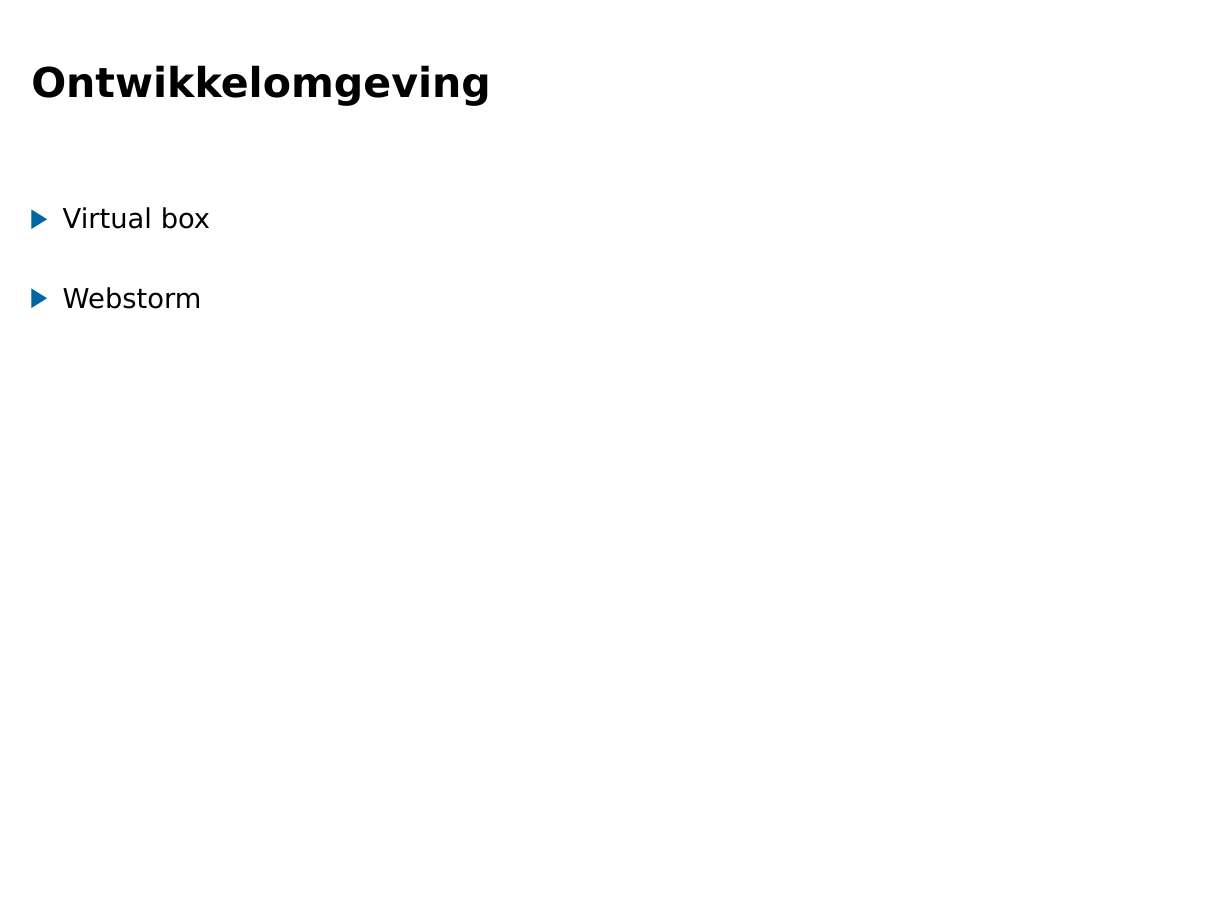
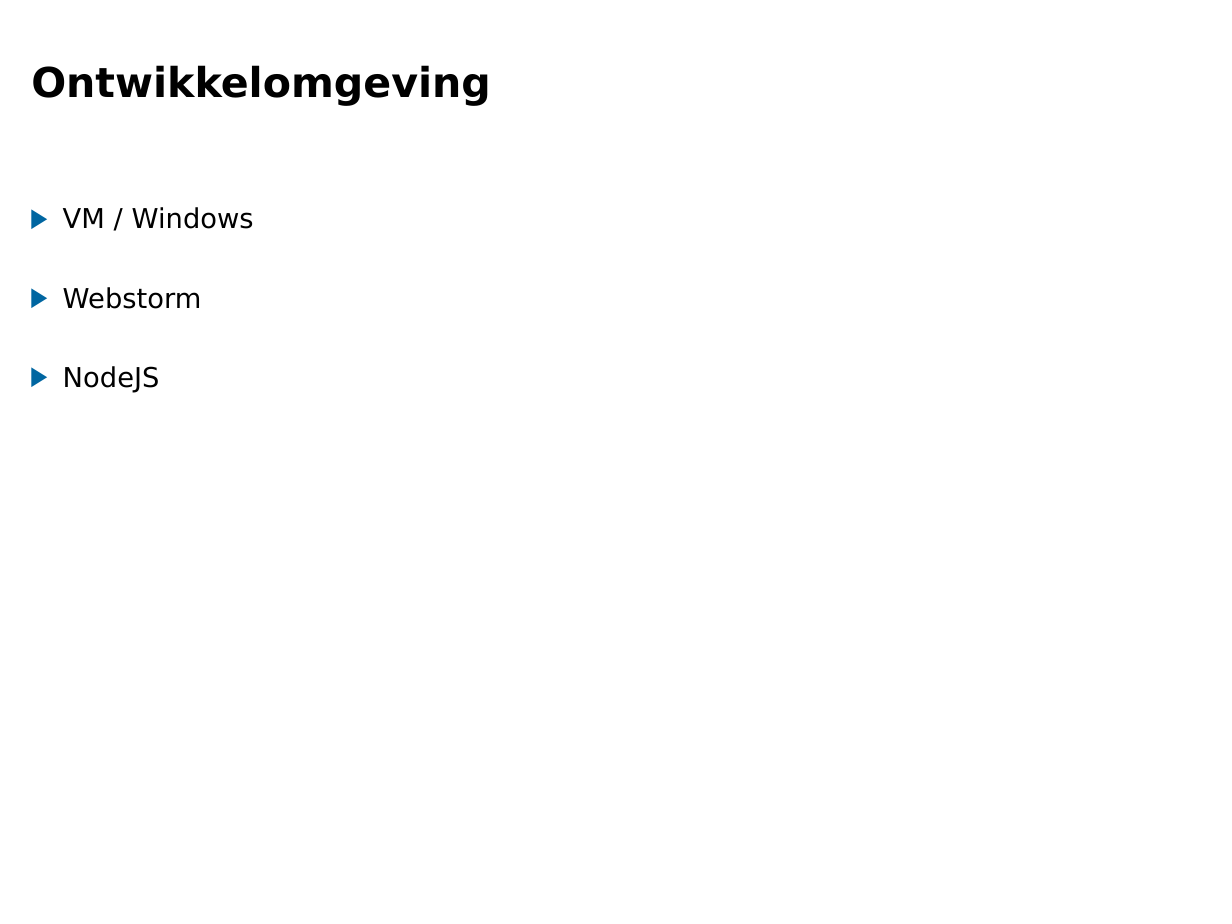
Before and after one commit to pawjanssen/javascript_training, a slide deck: slide 4 of opdrachten/presentaties/case1_opzet_omgeving.odp. Drawn at 1232x924 pixels with LibreOffice and Linux fonts; fonts in the diff are those of the drawing; background and template pictures are left out. Boxes give left, top, right and bottom in pixels: in the first picture for what was removed or moved away, otherwise in the second. Text is boxed around its words. In the diff, an @@ line names an element or a change of style, - is before the commit and + after.

```diff
--- a/opdrachten/presentaties/case1_opzet_omgeving.odp
+++ b/opdrachten/presentaties/case1_opzet_omgeving.odp
@@ text at box(63, 207, 254, 229): text changed @@
-▶ Virtual box
+▶ VM / Windows
@@ text at box(63, 366, 160, 393): paragraph added @@
+▶ NodeJS
```
Also in this commit, not shown: 3 other slides changed, 1 other file.
